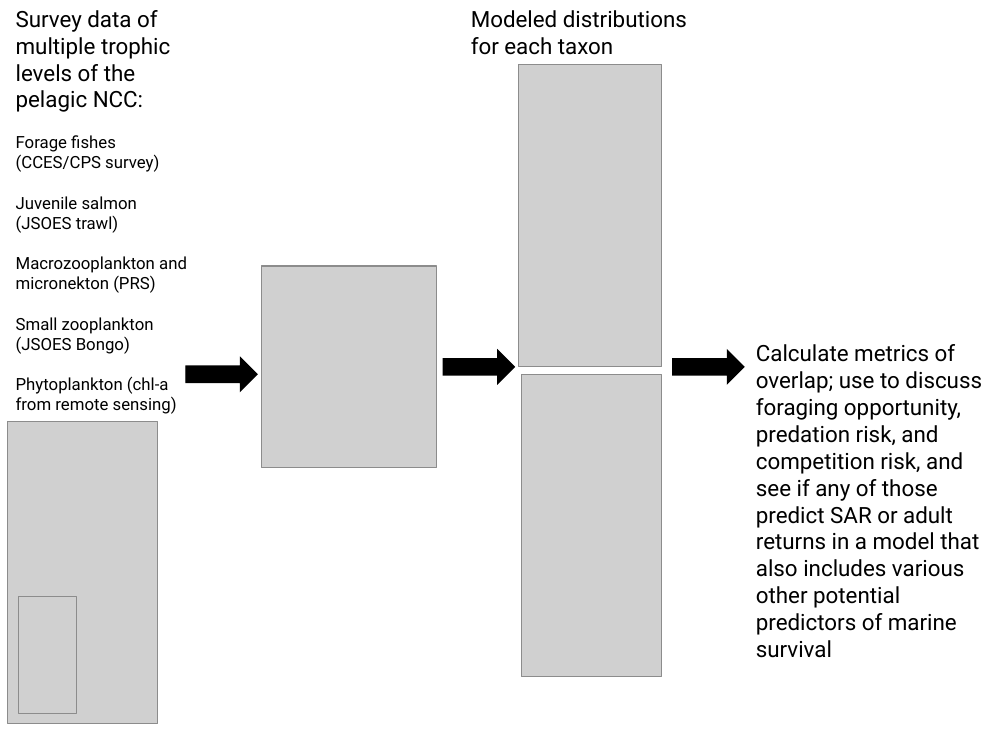
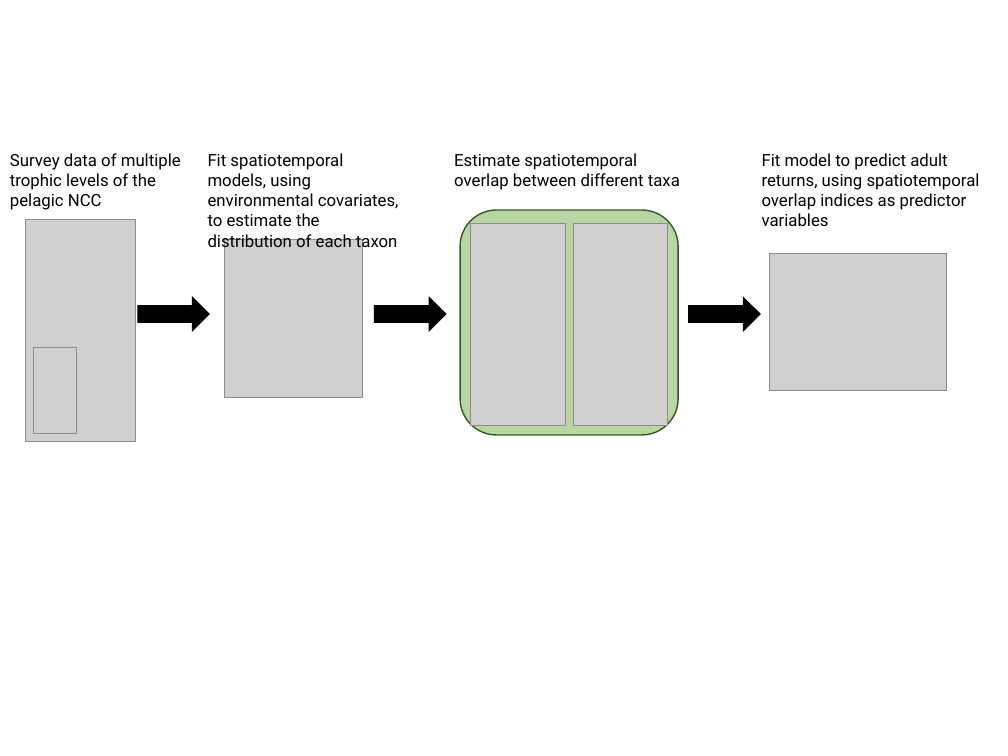
Before and after one commit to markusmin/JSOES-SDM, a slide deck: slide 1 of docs/modeling_workflow.pptx. Drawn at 1008x756 pixels with LibreOffice and Linux fonts; fonts in the diff are those of the drawing; grey boxes stand for pictures. Boxes give left, top, right and bottom in pixels: in the first picture for what was removed or moved away, otherwise in the second. Text is boxed around its words. In the diff, an @@ line names an element or a change of style, - is before the commit and + after.

```diff
--- a/docs/modeling_workflow.pptx
+++ b/docs/modeling_workflow.pptx
@@ text removed at [471, 10, 687, 55] @@
-Modeled distributions for each taxon
@@ text removed at [16, 135, 187, 414] @@
-Forage fishes (CCES/CPS survey)
-Juvenile salmon (JSOES trawl)
-Macrozooplankton and micronekton (PRS)
-Small zooplankton (JSOES Bongo)
-Phytoplankton (chl-a from remote sensing)
@@ text at [10, 153, 181, 210]: text changed; size 16 to 12 pt @@
-Survey data of multiple trophic levels of the pelagic NCC:
+Survey data of multiple trophic levels of the pelagic NCC
@@ text added at [208, 153, 399, 252], 12 pt, text #000000 @@
+Fit spatiotemporal models, using environmental covariates, to estimate the distribution of each taxon
@@ text added at [454, 153, 680, 190], 12 pt, text #000000 @@
+Estimate spatiotemporal overlap between different taxa
@@ text at [762, 153, 980, 226]: text changed; size 16 to 12 pt @@
-Calculate metrics of overlap; use to discuss foraging opportunity, predation risk, and competition risk, and see if any of those predict SAR or adult returns in a model that also includes various other potential predictors of marine survival
+Fit model to predict adult returns, using spatiotemporal overlap indices as predictor variables
@@ picture: place and size @@
-picture at [8, 421, 158, 724]
+picture at [25, 220, 135, 442]
@@ picture: place and size @@
-picture at [262, 266, 437, 468]
+picture at [225, 239, 363, 397]
@@ rounded rectangle added at [460, 210, 677, 434], fill #70AD47 at 49% opacity, outline #385723 1 pt @@
@@ picture: place and size @@
-picture at [519, 65, 662, 367]
+picture at [471, 224, 565, 425]
@@ picture: place and size @@
-picture at [521, 374, 662, 676]
+picture at [574, 224, 667, 425]
@@ picture added at [770, 254, 947, 391] @@
@@ right arrow: place and size @@
-right arrow at [185, 358, 256, 390]
+right arrow at [138, 297, 209, 330]
@@ right arrow: place and size @@
-right arrow at [444, 351, 514, 383]
+right arrow at [375, 297, 446, 330]
@@ right arrow: place and size @@
-right arrow at [673, 351, 744, 383]
+right arrow at [688, 297, 759, 330]
@@ picture: place and size @@
-picture at [19, 597, 78, 714]
+picture at [33, 348, 76, 433]
```
Also in this commit, not shown: 5 other files.
